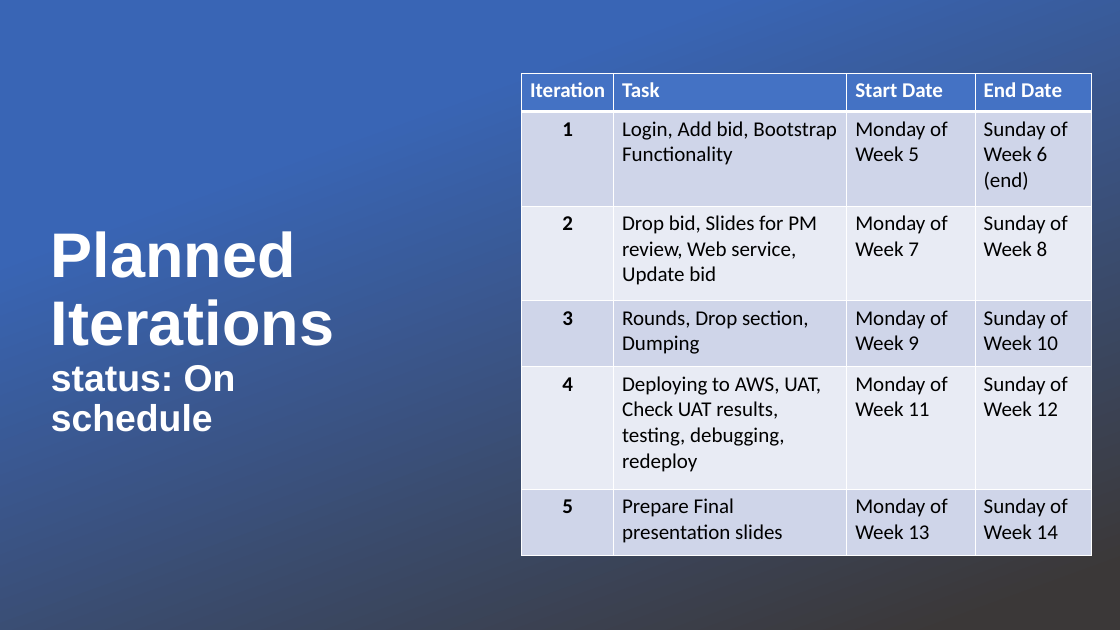
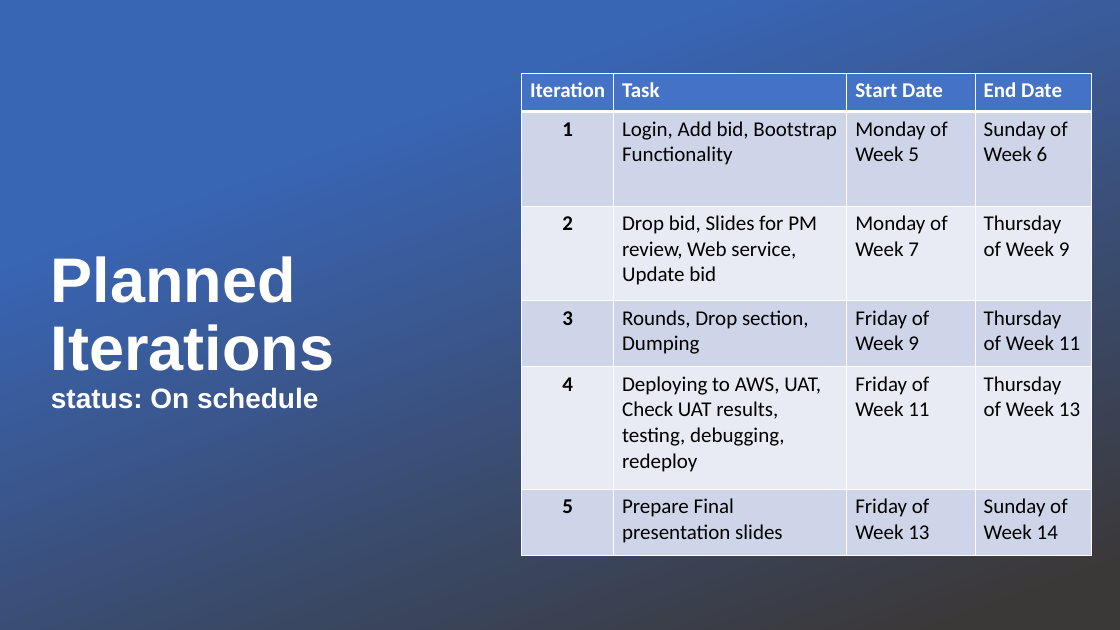
Before and after one commit to xbloh/Online-Course-Bidding-System-, a slide deck: slide 5 of presentations/Week 11 Online Review.pptx (slide 4 before the commit). Drawn at 1120x630 pixels with LibreOffice and Linux fonts; fonts in the diff are those of the drawing; background and template pictures are left out; a plain dark background stands for a picture behind light text. Boxes give left, top, right and bottom in pixels: in the first picture for what was removed or moved away, otherwise in the second. Text is boxed around its words. In the diff, an @@ line names an element or a change of style, - is before the commit and + after.

Commit message:
Update slides and daily updates
Week 9 Daily Updates - 16 Oct, include critical path

```diff
--- a/presentations/Week 11 Online Review.pptx
+++ b/presentations/Week 11 Online Review.pptx
@@ table at (522,74,1093,556) @@
-row 2, column 4: Sunday of Week 6 (end)
+row 2, column 4: Sunday of Week 6
-row 3, column 4: Sunday of Week 8
+row 3, column 4: Thursday of Week 9
-row 4, column 3: Monday of Week 9
+row 4, column 3: Friday of Week 9
-row 4, column 4: Sunday of Week 10
+row 4, column 4: Thursday of Week 11
-row 5, column 3: Monday of Week 11
+row 5, column 3: Friday of Week 11
-row 5, column 4: Sunday of Week 12
+row 5, column 4: Thursday of Week 13
-row 6, column 3: Monday of Week 13
+row 6, column 3: Friday of Week 13
@@ title "Planned Iterations status: On schedule" at (51,256,334,409): size 32 to 24 pt in "status: On schedule" @@
```
Also in this commit, not shown: 2 other slides changed, 2 slides added, 1 other file.
